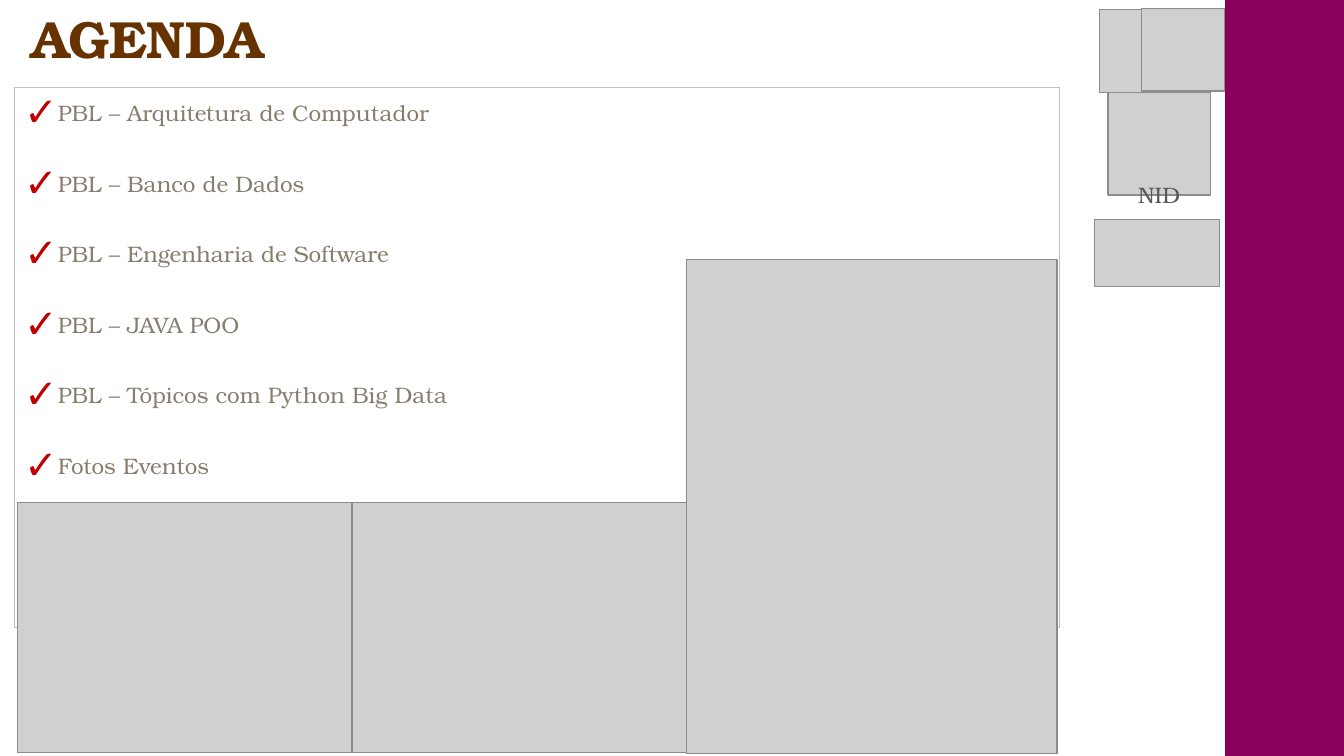
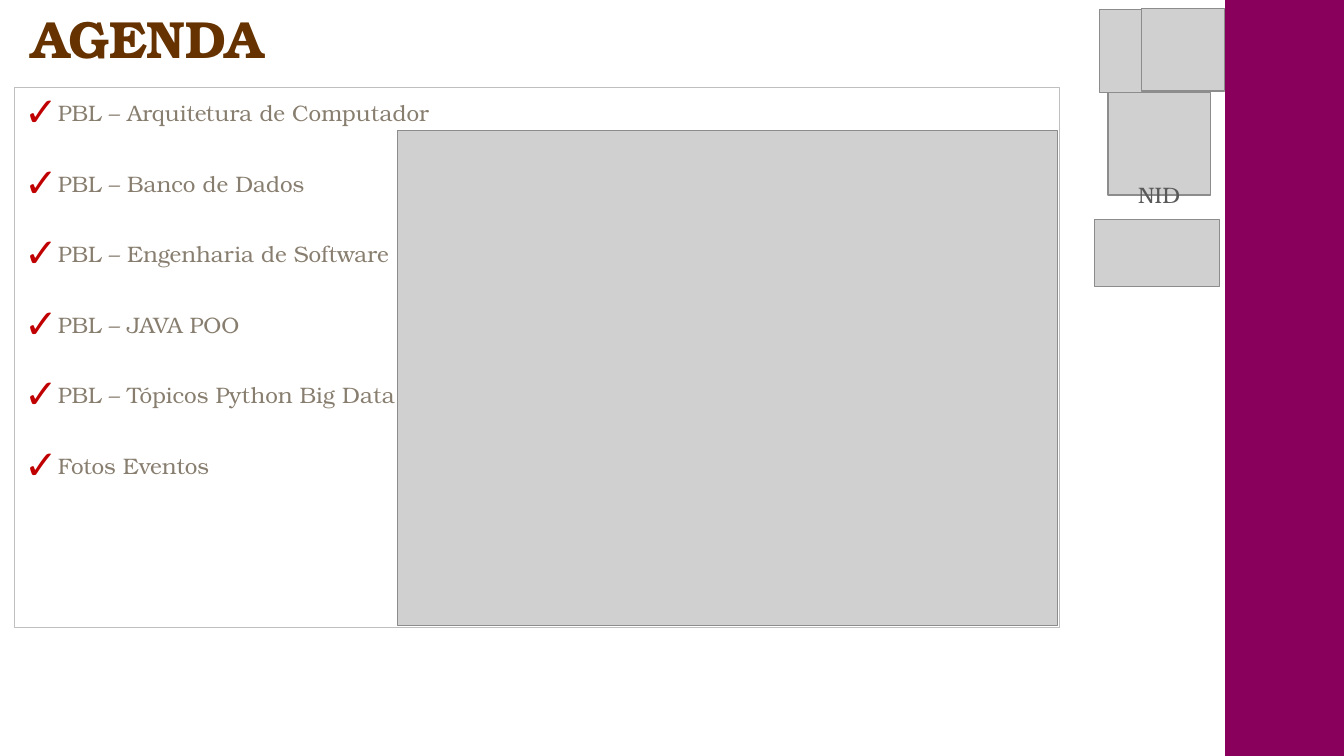
Before and after one commit to CloudEducationBrazil/WydenDesenvolvimentoWebJAVA, a slide deck: slide 2 of 03 Assessments/PPT Projeto Multidisciplinar Yduqs Wyden UniRuy 2024.pptx. Drawn at 1344x756 pixels with LibreOffice and Linux fonts; fonts in the diff are those of the drawing; grey boxes stand for pictures; background and template pictures are left out. Boxes give left, top, right and bottom in pixels: in the first picture for what was removed or moved away, otherwise in the second. Text is boxed around its words. In the diff, an @@ line names an element or a change of style, - is before the commit and + after.

```diff
--- a/03 Assessments/PPT Projeto Multidisciplinar Yduqs Wyden UniRuy 2024.pptx
+++ b/03 Assessments/PPT Projeto Multidisciplinar Yduqs Wyden UniRuy 2024.pptx
@@ picture added at box(398, 130, 1058, 625) @@
@@ picture removed at box(687, 259, 1058, 754) @@
@@ text at box(58, 387, 395, 409): text changed @@
-✓ PBL – Tópicos com Python Big Data
+✓ PBL – Tópicos Python Big Data
@@ picture removed at box(17, 503, 352, 753) @@
@@ picture removed at box(352, 503, 687, 753) @@
```
Also in this commit, not shown: 1 slide removed.
